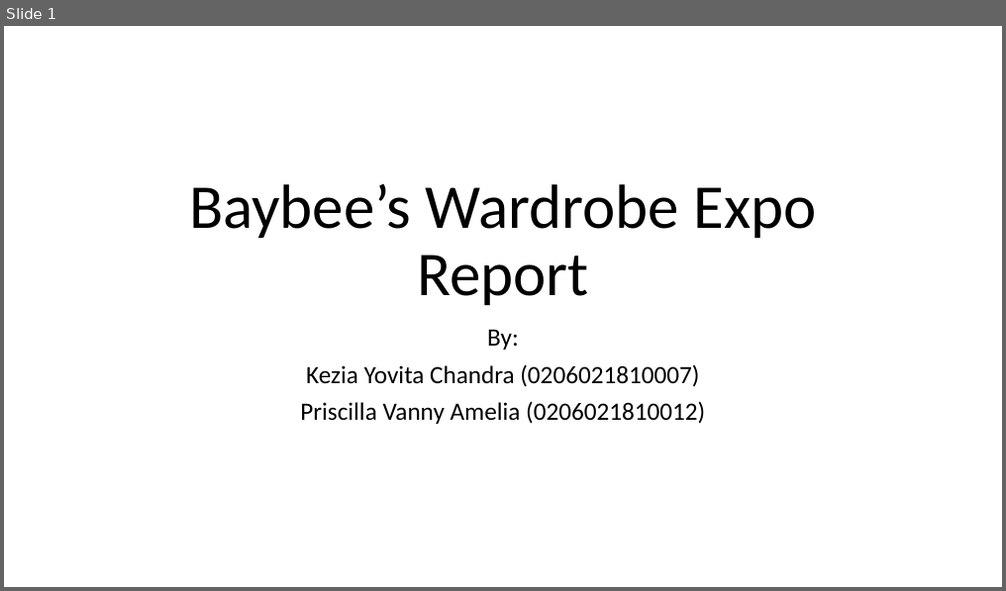
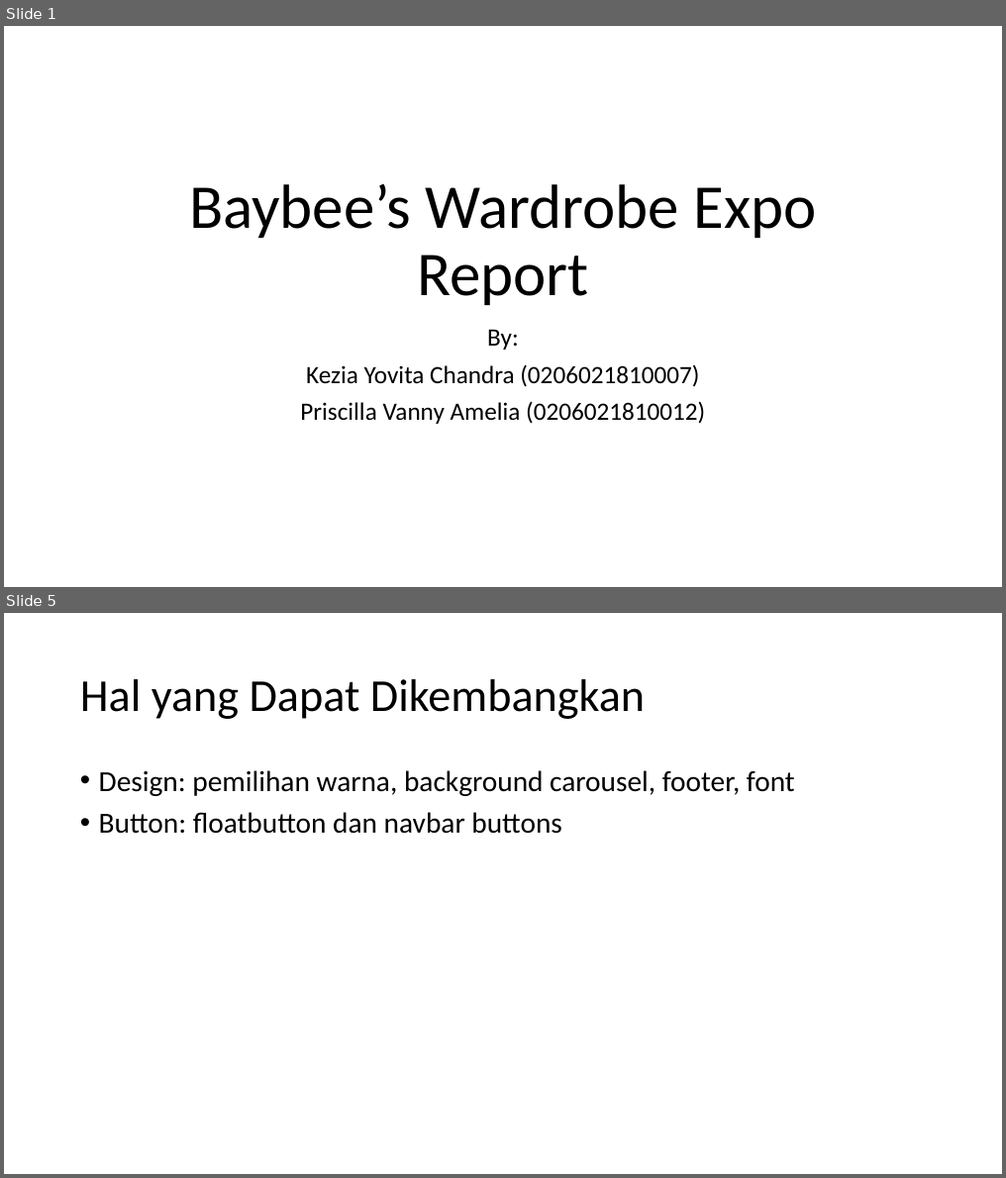
Before and after one commit to kzyc26/Toko-Pojok-70, a slide deck: Report Expo.pptx. Shown one above the other, each under a label of ours: slide 1 before the commit, slides 1 and 5 after it; the slides between them are not shown. The pictures are 1006x591 and 1006x1178 pixels, drawn with LibreOffice and Linux fonts; fonts in the diff are those of the drawing. Boxes give left, top, right and bottom in pixels: in the first picture for what was removed or moved away, otherwise in the second. Text is boxed around its words. In the diff, an @@ line names an element or a change of style, - is before the commit and + after.

Commit message:
navbar buttons fixed

```diff
--- a/Report Expo.pptx
+++ b/Report Expo.pptx
@@ slide 5 added at box(4, 613, 1002, 1174), background #FFFFFF @@
@@ title added at box(80, 679, 645, 719), 44 pt, text #000000 @@
+Hal yang Dapat Dikembangkan
@@ text added at box(99, 770, 795, 834), 28 pt, text #000000 @@
+• Design: pemilihan warna, background carousel, footer, font
+• Button: floatbutton dan navbar buttons
```
Also in this commit, not shown: 1 slide changed, 2 other slides added, 2 other files.
